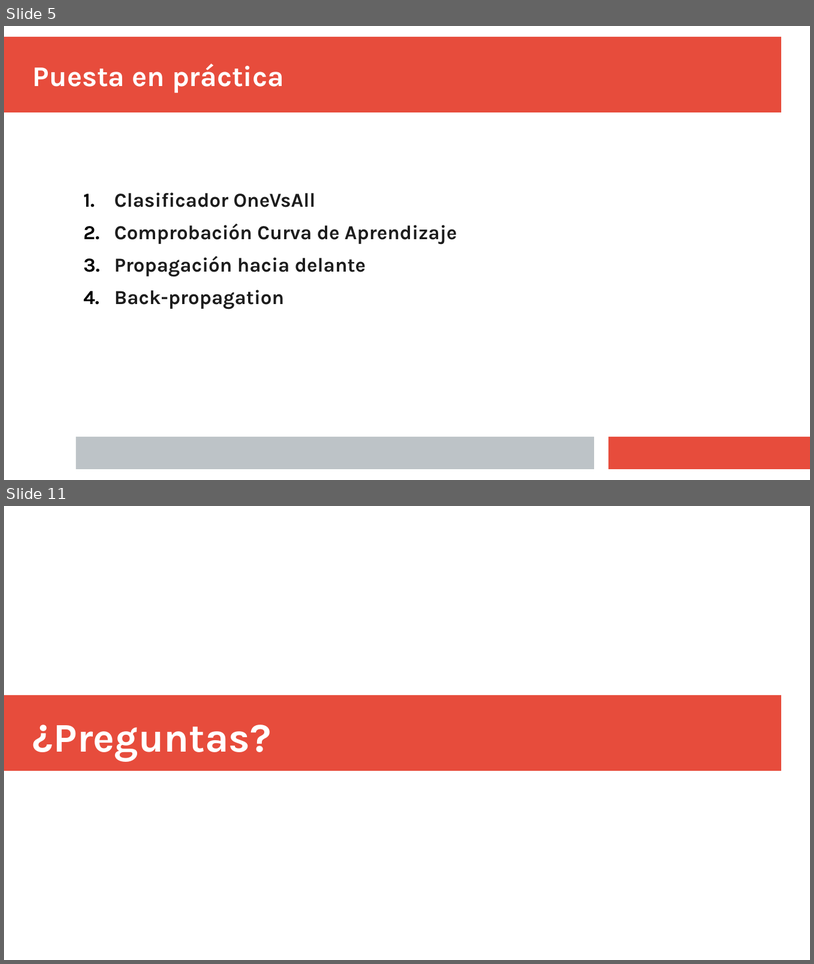
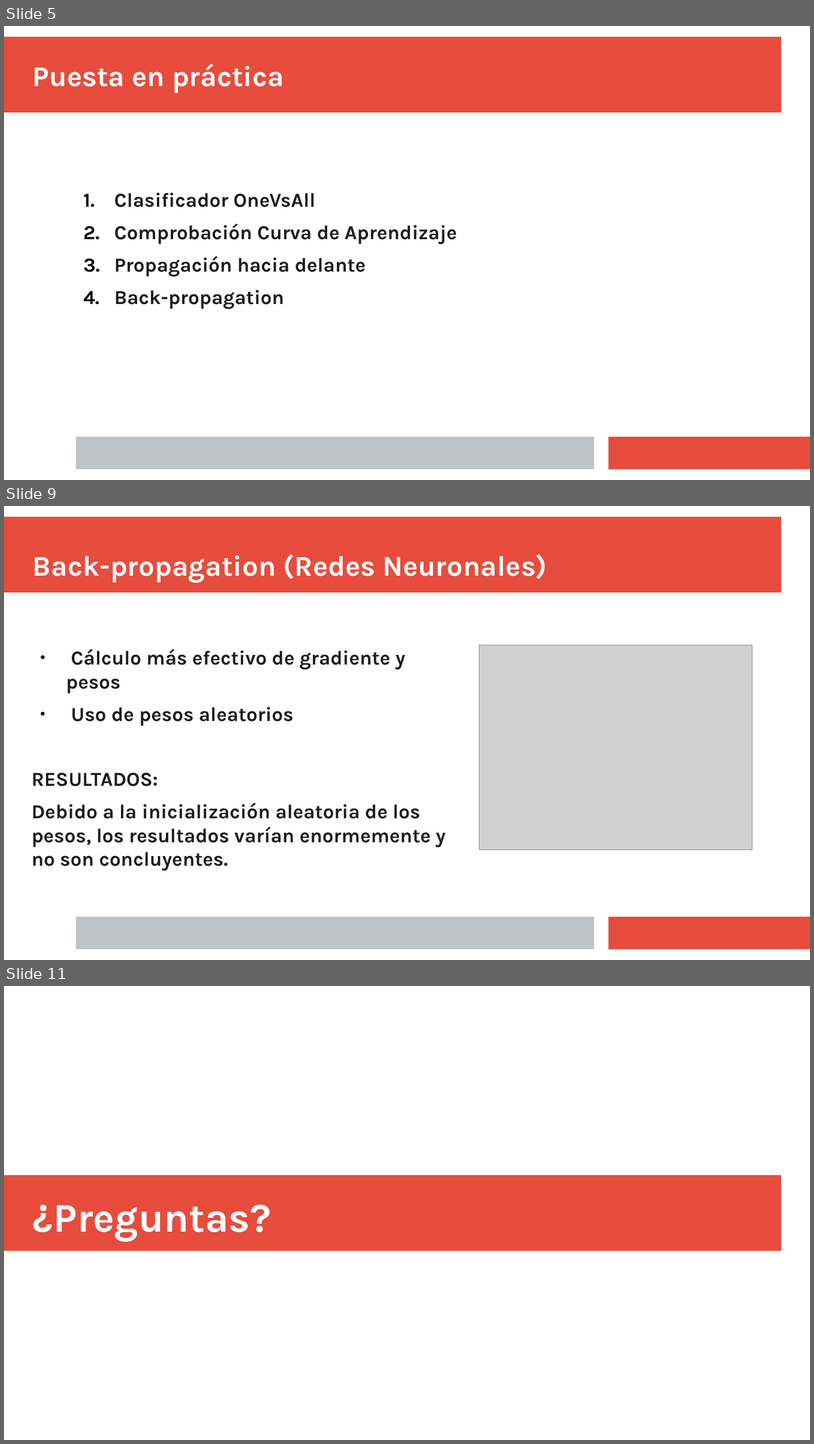
Before and after one commit to Lidiacon/AA, a slide deck: Proyecto/Presentación.odp. Shown one above the other, each under a label of ours: slides 5 and 11 before the commit, slides 5, 9 and 11 after it; the slides between them are not shown. The pictures are 814x964 and 814x1444 pixels, drawn with LibreOffice and Linux fonts; fonts in the diff are those of the drawing; grey boxes stand for pictures. Boxes give left, top, right and bottom in pixels: in the first picture for what was removed or moved away, otherwise in the second. Text is boxed around its words. In the diff, an @@ line names an element or a change of style, - is before the commit and + after.

```diff
--- a/Proyecto/Presentación.odp
+++ b/Proyecto/Presentación.odp
@@ slide 9 added at <box>4,506,810,960</box>, background #FFFFFF; not listed: 3 template elements that a slide beside it also shows @@
@@ title added at <box>33,554,548,583</box>, 28 pt, text #FFFFFF, bold @@
+Back-propagation (Redes Neuronales)
@@ text added at <box>32,649,446,871</box>, 19.5 pt, text #1C1C1C, bold @@
+● Cálculo más efectivo de gradiente y pesos
+● Uso de pesos aleatorios
+RESULTADOS:
+Debido a la inicialización aleatoria de los pesos, los resultados varían enormemente y no son concluyentes.
@@ picture added at <box>480,645,753,849</box> @@
```
Also in this commit, not shown: 3 slides changed, 2 other slides added, 3 slides removed.
